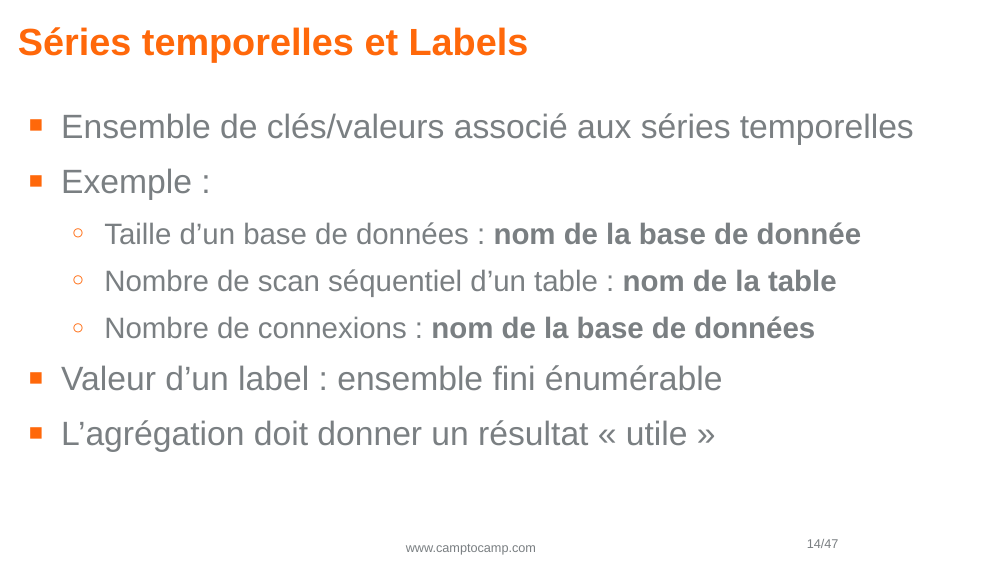
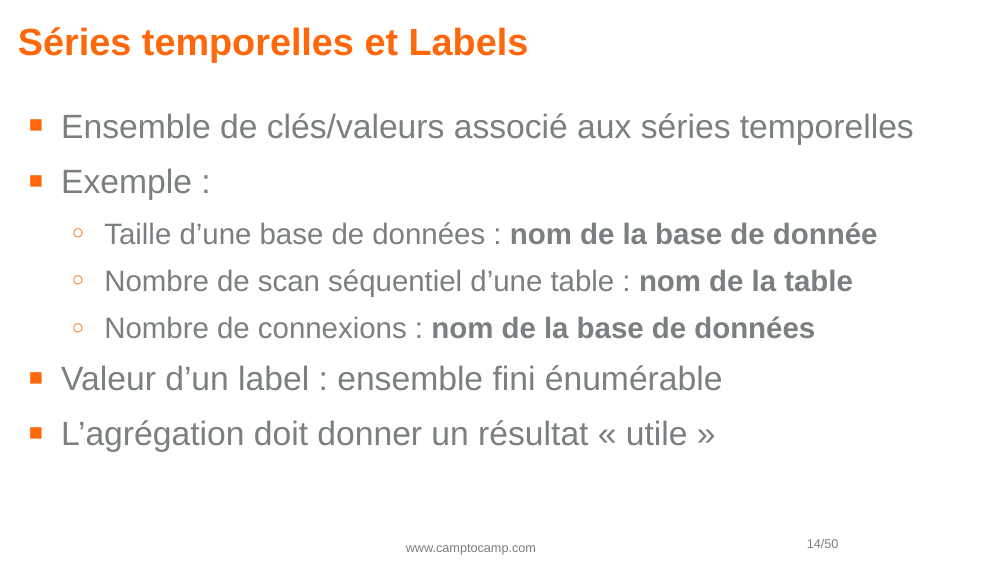
Before and after one commit to Vampouille/demo-prometheus-postgres, a slide deck: slide 14 of pgday2.odp. Drawn at 1008x567 pixels with LibreOffice and Linux fonts; fonts in the diff are those of the drawing; background and template pictures are left out. Boxes give left, top, right and bottom in pixels: in the first picture for what was removed or moved away, otherwise in the second. Text is boxed around its words. In the diff, an @@ line names an element or a change of style, - is before the commit and + after.

```diff
--- a/pgday2.odp
+++ b/pgday2.odp
@@ text at box(104, 222, 878, 297): text changed @@
-  ○ Taille d’un base de données : nom de la base de donnée
-  ○ Nombre de scan séquentiel d’un table : nom de la table
+  ○ Taille d’une base de données : nom de la base de donnée
+  ○ Nombre de scan séquentiel d’une table : nom de la table
@@ page number at box(807, 539, 839, 548): text changed @@
-14/47
+14/50
```
Also in this commit, not shown: 16 other slides changed, 5 slides added, 2 slides removed, 3 other files.
